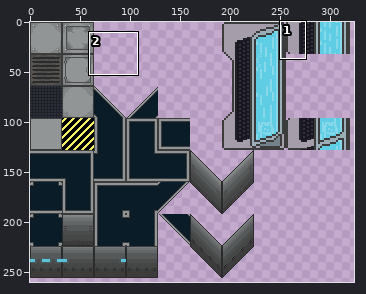
Two versions of one sprite sheet, Map/Tileset_Floor1.png. Above: a wide view before the commit, with the close-up outlined.
Close-up. The starting point:
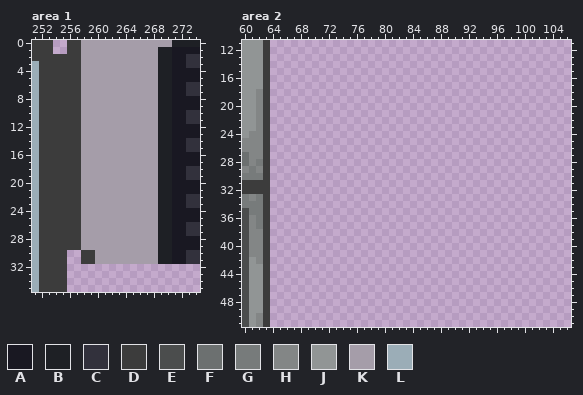
The file is 512x512 pixels. Colours within 5 levels of each other are drawn and written as one. Shown: area 1: x 251..274, y 0..35; area 2: x 60..106, y 11..51. The wide view leaves out empty margins. The commit also changed other parts of the picture, which this record leaves out.
Palette (. is transparent): A #191822  B #1e2025  C #32313c  D #3c3c3c  E #4b4d4d  F #6c7070  G #777b7b  H #838686  J #919595  K #a59da9  L #9badb7
Pixels before, area 1, first column x 251:
 0 DDD..DDKKKKKKKKKKKKKBBBB
 1 DDD..DDKKKKKKKKKKKBBAAAA
 2 DDDDDDDKKKKKKKKKKKBBAACC
 3 LDDDDDDKKKKKKKKKKKBBAACC
 4 LDDDDDDKKKKKKKKKKKBBAAAA
 5 LDDDDDDKKKKKKKKKKKBBAAAA
 6 LDDDDDDKKKKKKKKKKKBBAACC
 7 LDDDDDDKKKKKKKKKKKBBAACC
 8 LDDDDDDKKKKKKKKKKKBBAAAA
 9 LDDDDDDKKKKKKKKKKKBBAAAA
10 LDDDDDDKKKKKKKKKKKBBAACC
11 LDDDDDDKKKKKKKKKKKBBAACC
12 LDDDDDDKKKKKKKKKKKBBAAAA
13 LDDDDDDKKKKKKKKKKKBBAAAA
14 LDDDDDDKKKKKKKKKKKBBAACC
15 LDDDDDDKKKKKKKKKKKBBAACC
16 LDDDDDDKKKKKKKKKKKBBAAAA
17 LDDDDDDKKKKKKKKKKKBBAAAA
18 LDDDDDDKKKKKKKKKKKBBAACC
19 LDDDDDDKKKKKKKKKKKBBAACC
20 LDDDDDDKKKKKKKKKKKBBAAAA
21 LDDDDDDKKKKKKKKKKKBBAAAA
22 LDDDDDDKKKKKKKKKKKBBAACC
23 LDDDDDDKKKKKKKKKKKBBAACC
24 LDDDDDDKKKKKKKKKKKBBAAAA
25 LDDDDDDKKKKKKKKKKKBBAAAA
26 LDDDDDDKKKKKKKKKKKBBAACC
27 LDDDDDDKKKKKKKKKKKBBAACC
28 LDDDDDDKKKKKKKKKKKBBAAAA
29 LDDDDDDKKKKKKKKKKKBBAAAA
30 LDDDD..DDKKKKKKKKKBBAACC
31 LDDDD..DDKKKKKKKKKBBAACC
32 LDDDD...................
33 LDDDD...................
34 LDDDD...................
35 LDDDD...................
Pixels before, area 2, first column x 60:
11 JJJD
12 JJJD
13 JJJD
14 JJJD
15 JJJD
16 JJJD
17 JJJD
18 JJHD
19 JJHD
20 JJHD
21 JJHD
22 JJHD
23 JJHD
24 JHHD
25 HHHD
26 HHHD
27 FHHD
28 FHGD
29 HGHD
30 GGGD
31 DDDD
32 DDDD
33 GHGD
34 GGGD
35 EGGD
36 EHGD
37 EHGD
38 EHHD
39 EHHD
40 EHHD
41 EHHD
42 EJHD
43 EJJD
44 EJJD
45 EJJD
46 EJJD
47 EJJD
48 EJJD
49 EJJD
50 EJHD
51 EJHD
The result:
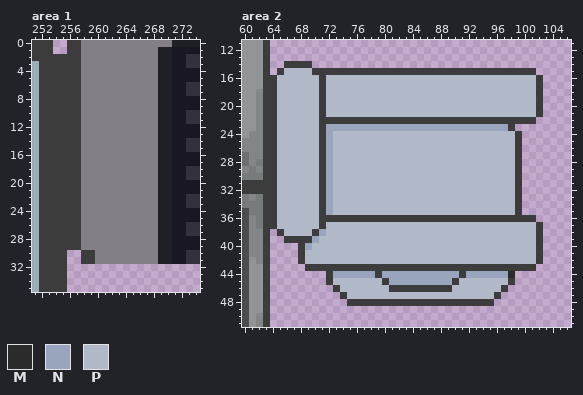
Colours new in this view: M #2b2b2b  N #99a5bd  P #b1b9c9
What changed:
colour K: #a59da9 -> #847e87
Changed rows in their new state; - is a pixel that keeps its letter.
Area 2:
first column x 64:
14 --DDDD---------------------------------
15 -DPPPPDDDDDDDDDDDDDDDDDDDDDDDDDDDDDDDD-
16 DPPPPPPDPPPPPPPPPPPPPPPPPPPPPPPPPPPPPPD
17 DPPPPPPDPPPPPPPPPPPPPPPPPPPPPPPPPPPPPPD
18 DPPPPPPDPPPPPPPPPPPPPPPPPPPPPPPPPPPPPPD
19 DPPPPPPDPPPPPPPPPPPPPPPPPPPPPPPPPPPPPPD
20 DPPPPPPDPPPPPPPPPPPPPPPPPPPPPPPPPPPPPPD
21 DPPPPPPDPPPPPPPPPPPPPPPPPPPPPPPPPPPPPPD
22 DPPPPPPDDDDDDDDDDDDDDDDDDDDDDDDDDDDDDD-
23 DPPPPPPDNNNNNNNNNNNNNNNNNNNNNNNNNND----
24 DPPPPPPDNPPPPPPPPPPPPPPPPPPPPPPPPPPD---
25 DPPPPPPDNPPPPPPPPPPPPPPPPPPPPPPPPPPD---
26 DPPPPPPDNPPPPPPPPPPPPPPPPPPPPPPPPPPD---
27 DPPPPPPDNPPPPPPPPPPPPPPPPPPPPPPPPPPD---
28 DPPPPPPDNPPPPPPPPPPPPPPPPPPPPPPPPPPD---
29 DPPPPPPDNPPPPPPPPPPPPPPPPPPPPPPPPPPD---
30 DPPPPPPDNPPPPPPPPPPPPPPPPPPPPPPPPPPD---
31 DPPPPPPDNPPPPPPPPPPPPPPPPPPPPPPPPPPD---
32 DPPPPPPDNPPPPPPPPPPPPPPPPPPPPPPPPPPD---
33 DPPPPPPDNPPPPPPPPPPPPPPPPPPPPPPPPPPD---
34 DPPPPPPDNPPPPPPPPPPPPPPPPPPPPPPPPPPD---
35 DPPPPPPDNPPPPPPPPPPPPPPPPPPPPPPPPPPD---
36 DPPPPPPDDDDDDDDDDDDDDDDDDDDDDDDDDDDDDD-
37 DPPPPPPDPPPPPPPPPPPPPPPPPPPPPPPPPPPPPPD
38 -DPPPPDNPPPPPPPPPPPPPPPPPPPPPPPPPPPPPPD
39 --DDDDNPPPPPPPPPPPPPPPPPPPPPPPPPPPPPPPD
40 ----DNPPPPPPPPPPPPPPPPPPPPPPPPPPPPPPPPD
41 ----DPPPPPPPPPPPPPPPPPPPPPPPPPPPPPPPPPD
42 ----DPPPPPPPPPPPPPPPPPPPPPPPPPPPPPPPPPD
43 -----DDDDDDDDDDDDDDDDDDDDDDDDDDDDDDDDD-
44 --------DNNNNNNDNNNNNNNNNNNDNNNNNNM----
45 --------DPPPPPPPDNNNNNNNNNDPPPPPPPD----
46 ---------DPPPPPPPDDDDDDDDDPPPPPPPD-----
47 ----------DPPPPPPPPPPPPPPPPPPPPPD------
48 -----------DDDDDDDDDDDDDDDDDDDDD-------
